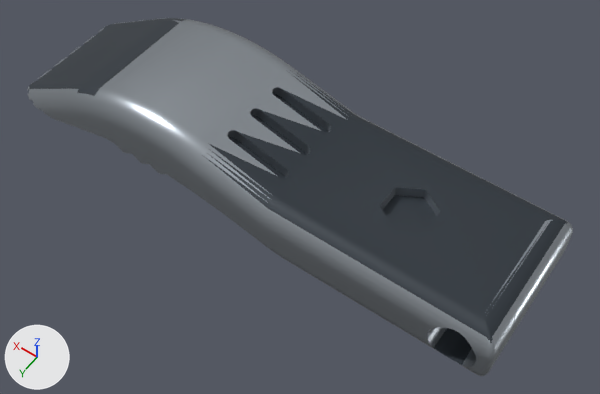
The glTF model public/models/grip.glb: old version first, new version second.
Both versions are drawn from a camera (50 mm lens) standing at (-0.0292, 0.0365, 0.0529) and looking at (-0.004, 0.0012, -0.0026). The axes (+X, +Y, +Z) are drawn at lower left. The lights are the same throughout. The first picture is the older version. Vertices at exactly the same position are counted once.

The scene before the commit, as lines of its bpy script (objects in view):
```python
me_mesh_0 = bpy.data.meshes.new('Mesh_0')
me_mesh_0.from_pydata(...)  # 1530 vertices, 3056 faces; spans x -0.0245..0.0245, y -0.007..0.007, z -0.0043..0.0043
# faces by material slot: [2381, 675]
me_mesh_0.materials.append(mat_grip_steel)  # grey #a6adb4
me_mesh_0.materials.append(mat_grip_slate)  # greyish blue #323a42
ob_mesh_0 = bpy.data.objects.new('Mesh_0', me_mesh_0)
ob_mesh_0.location = (0.0, 0.0, 0.0)
```
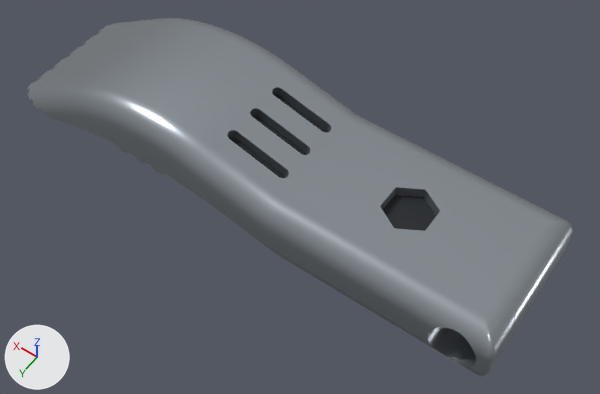
Pixel boxes [x1, y1, x2, y2] of what changed, in the pictures (600 x 394 px):
part 1 of me_mesh_0, recoloured (lighter)
    both: [29, 18, 567, 365]
part 2 of me_mesh_0, recoloured
    both: [265, 124, 436, 231]

The change, as a diff of the scene's bpy script:
```diff
--- a/public/models/grip.glb.py
+++ b/public/models/grip.glb.py
@@ mat_grip_deep @@
+mat_grip_deep = principled_material('grip|deep')
+mat_grip_deep.base_color = (0.0123, 0.016, 0.0203)  # black #1d2227
+mat_grip_deep.metallic = 0.2
+mat_grip_deep.roughness = 0.6
@@ me_mesh_0 @@
 me_mesh_0.from_pydata(...)  # 1530 vertices, 3056 faces; spans x -0.0245..0.0245, y -0.007..0.007, z -0.0043..0.0043
 # used by ob_mesh_0; location = (0.0, 0.0, 0.0)
+# me_mesh_0 part 1: 548 faces spanning x -0.024..0.0245, y -0.007..0.007, z -0.0039..0.0036 switch from mat_grip_slate (greyish blue #323a42) to mat_grip_steel (grey #aab1b8)
+# me_mesh_0 part 2: 112 faces spanning x -0.0155..0.002, y -0.0035..0.0035, z 0.0007..0.0025 switch from mat_grip_slate (greyish blue #323a42) to mat_grip_deep (black #1d2227)
```
